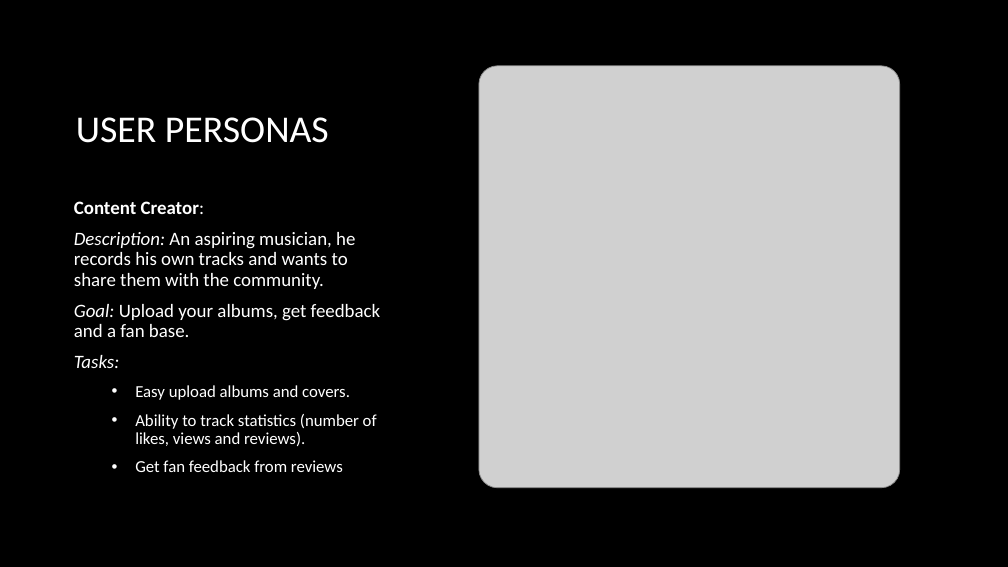
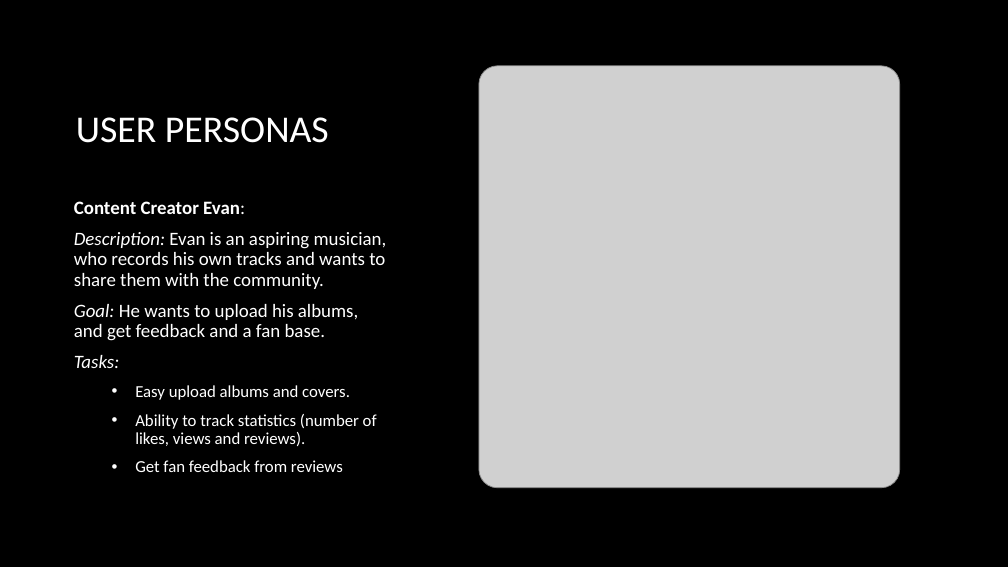
Before and after one commit to MalachyMcGinnity/WAD2GroupProject, a slide deck: slide 4 of WAD2 Group Project Design Spec.pptx. Drawn at 1008x567 pixels with LibreOffice and Linux fonts; fonts in the diff are those of the drawing; grey boxes stand for pictures; background and template pictures are left out. Boxes give left, top, right and bottom in pixels: in the first picture for what was removed or moved away, otherwise in the second. Text is boxed around its words. In the diff, an @@ line names an element or a change of style, - is before the commit and + after.

Commit message:
Added pages to Site Map, URL Design. Minor changes to User Personas

```diff
--- a/WAD2 Group Project Design Spec.pptx
+++ b/WAD2 Group Project Design Spec.pptx
@@ text at (x1=74, y1=201, x2=387, y2=341): text changed @@
-Content Creator:
-Description: An aspiring musician, he records his own tracks and wants to share them with the community.
-Goal: Upload your albums, get feedback and a fan base.
+Content Creator Evan:
+Description: Evan is an aspiring musician, who records his own tracks and wants to share them with the community.
+Goal: He wants to upload his albums, and get feedback and a fan base.
```
Also in this commit, not shown: 5 other slides changed.
